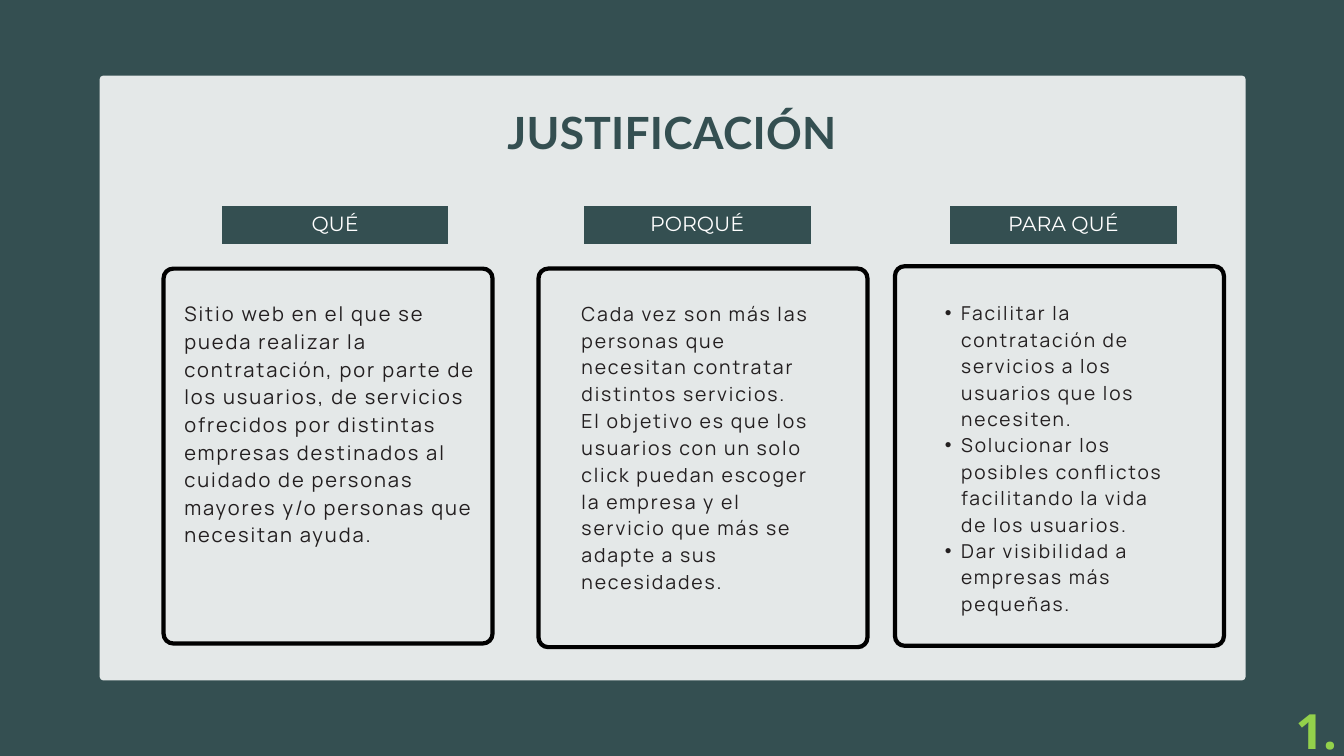
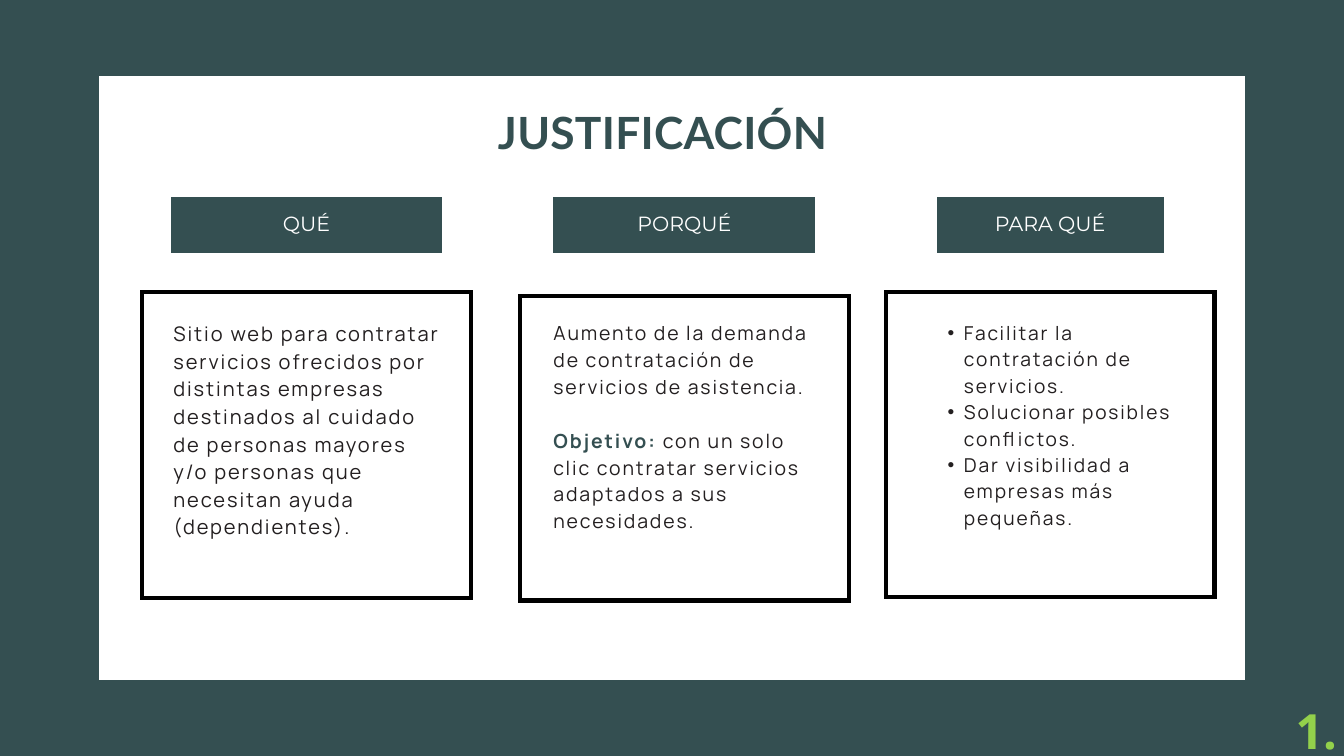
Before and after one commit to egilp04/TFG_Cuidados, a slide deck: slide 3 of documentacion_extra/presentacion/cuidaDos.pptx. Drawn at 1344x756 pixels with LibreOffice and Linux fonts; fonts in the diff are those of the drawing. Boxes give left, top, right and bottom in pixels: in the first picture for what was removed or moved away, otherwise in the second. Text is boxed around its words. In the diff, an @@ line names an element or a change of style, - is before the commit and + after.

```diff
--- a/documentacion_extra/presentacion/cuidaDos.pptx
+++ b/documentacion_extra/presentacion/cuidaDos.pptx
@@ freeform shape at (99, 75, 1245, 680): fill #FFFFFF at 87% opacity to #FFFFFF; outline redrawn @@
@@ text "JUSTIFICACIÓN": place and size @@
-text "JUSTIFICACIÓN" at (507, 111, 836, 150)
+text "JUSTIFICACIÓN" at (498, 111, 827, 150)
@@ text "QUÉ": place and size @@
-text "QUÉ" at (312, 213, 359, 234)
+text "QUÉ" at (283, 213, 330, 234)
@@ freeform shape: place and size @@
-freeform shape at (222, 206, 449, 243)
+freeform shape at (171, 197, 442, 253)
@@ text "PORQUÉ": place and size @@
-text "PORQUÉ" at (650, 213, 744, 234)
+text "PORQUÉ" at (637, 213, 731, 234)
@@ freeform shape: place and size @@
-freeform shape at (584, 206, 811, 243)
+freeform shape at (554, 197, 816, 253)
@@ text "PARA QUÉ": place and size @@
-text "PARA QUÉ" at (1008, 213, 1118, 234)
+text "PARA QUÉ" at (995, 213, 1105, 234)
@@ freeform shape: place and size @@
-freeform shape at (950, 206, 1177, 243)
+freeform shape at (937, 197, 1164, 253)
@@ freeform shape: place and size @@
-freeform shape at (163, 269, 492, 644)
+freeform shape at (142, 292, 470, 598)
@@ freeform shape: place and size @@
-freeform shape at (538, 269, 867, 647)
+freeform shape at (520, 296, 849, 600)
@@ freeform shape: place and size @@
-freeform shape at (895, 266, 1224, 646)
+freeform shape at (886, 292, 1214, 597)
@@ text at (173, 326, 438, 539): text changed @@
-Sitio web en el que se pueda realizar la contratación, por parte de los usuarios, de servicios ofrecidos por distintas empresas destinados al cuidado de personas mayores y/o personas que necesitan ayuda.
+Sitio web para contratar servicios ofrecidos por distintas empresas destinados al cuidado de personas mayores y/o personas que necesitan ayuda (dependientes).
@@ text at (553, 325, 806, 529): text changed @@
-Cada vez son más las personas que necesitan contratar distintos servicios.
-El objetivo es que los usuarios con un solo click puedan escoger la empresa y el servicio que más se adapte a sus necesidades.
+Aumento de la demanda de contratación de servicios de asistencia.
+Objetivo: con un solo clic contratar servicios adaptados a sus necesidades.
@@ text "Facilitar la contratación de servicios.": place and size @@
-text "Facilitar la contratación de servicios." at (961, 306, 1147, 616)
+text "Facilitar la contratación de servicios." at (964, 326, 1169, 530)
@@ text at (964, 326, 1169, 424): text changed @@
-  • Facilitar la contratación de servicios a los usuarios que los necesiten.
-  • Solucionar los posibles conflictos facilitando la vida de los usuarios.
+  • Facilitar la contratación de servicios.
+  • Solucionar posibles conflictos.
```
Also in this commit, not shown: 6 other slides changed, 3 slides added, 2 slides removed, 1 other file.
